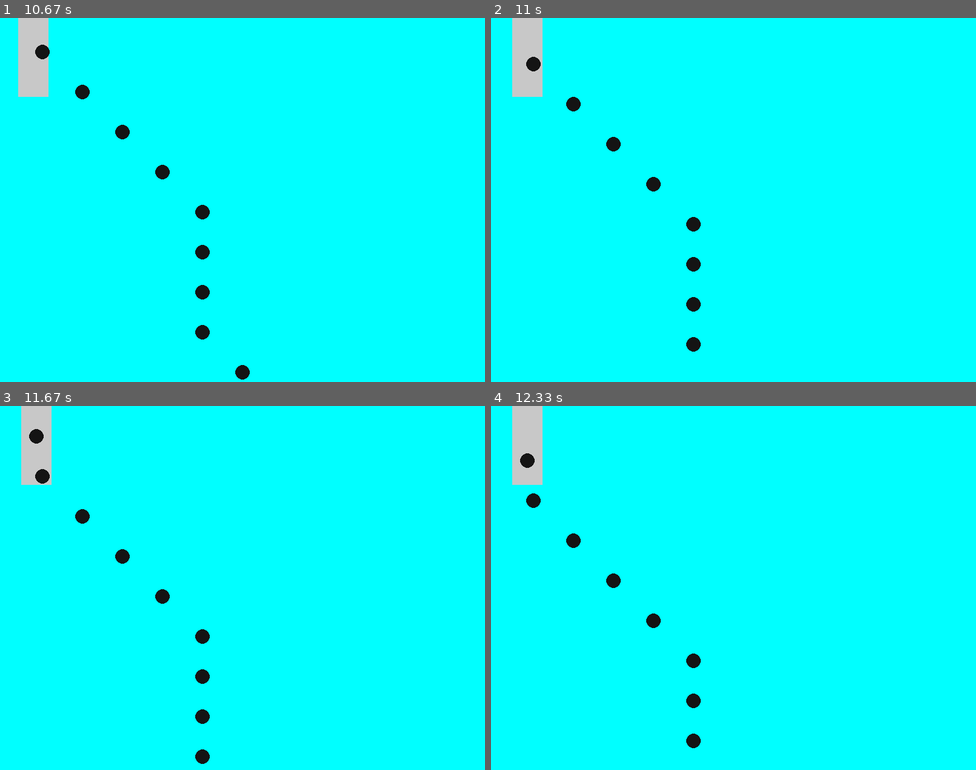
Above: before the commit, frames 1-4 (two rows, left to right).
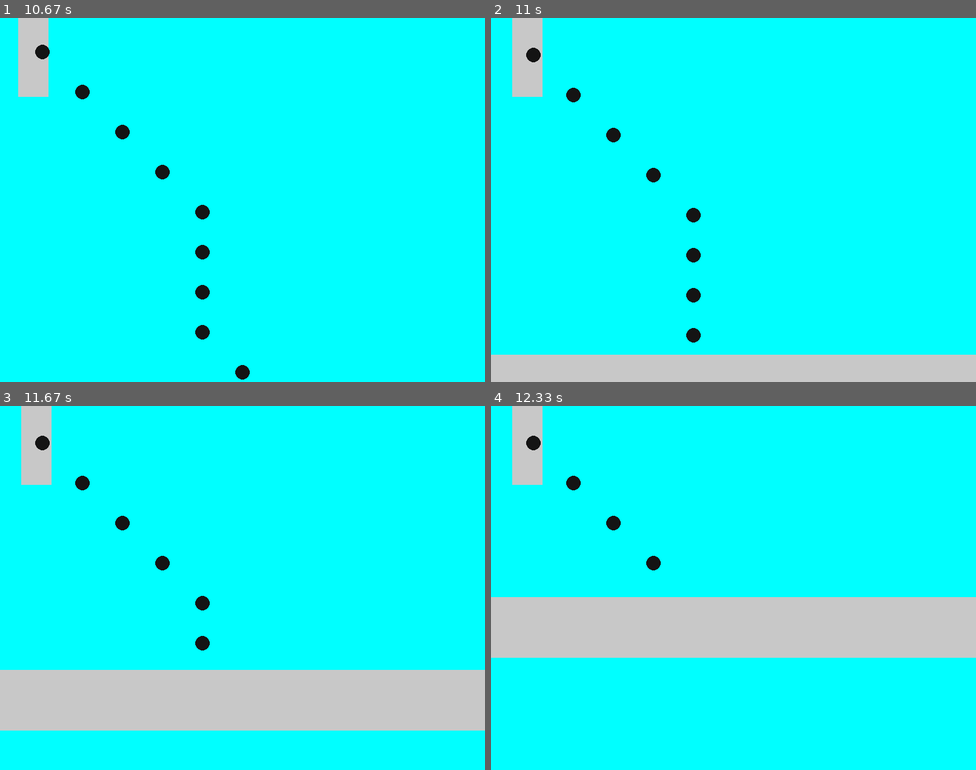
Above: after the commit, the same moments.

Repository: craigmaloney/pygame_2014_mug_code
Game: pygame game, started from main.py
The game is run twice, just before and just after one commit, with the same random seed, the same clock (stepped at 60 frames per second) and the same inputs. The source is Python 2; it was converted automatically to run under Python 3.
Inputs:
- Up to frame 1 (10.67 s): tap Space at 0.33 s
- Up to frame 2 (11 s): no input
- Up to frame 3 (11.67 s): no input
- Up to frame 4 (12.33 s): no input

Frame 1 is identical in both runs. In frame 2, 8.6% of the frame differs, in the area x 0-100%, y 8-100%; in frame 3, 18%, in the area x 0-100%, y 6-99%; in frame 4, 18%.

Commit message:
Adding the bomb explosions when hitting the floor

Diff:
--- a/main.py
+++ b/main.py
@@ -17,6 +17,7 @@
 DARK_GRAY = (20, 20, 20)
 DROP_BOMB = USEREVENT
 CHANGE_DIRECTION = USEREVENT + 1
+WAIT_EXPLOSION = USEREVENT + 2
 
 
 class Floor(pygame.sprite.Sprite):
@@ -28,9 +29,17 @@
         self.image.fill(LIGHT_GRAY)
         self.rect = self.image.get_rect()
         self.rect.topleft = (self.x, self.y)
+        self.speed = 0
 
     def update(self):
-        pass
+        self.y -= self.speed
+        self.rect.topleft = (self.x, self.y)
+        if self.y <= 0:
+            self.y = SCREENRECT.size[1]
+            self.speed = 0
+
+    def explode_bombs(self):
+        self.speed = 3
 
 
 class Bomb(pygame.sprite.Sprite):
@@ -61,6 +70,9 @@
         # Have a magnificent explosion here
         self.kill()
 
+    def stop_falling(self):
+        self.speed = 0
+
 
 class Bomber(pygame.sprite.Sprite):
     def __init__(self):
@@ -76,6 +88,18 @@
         self.madness = 2
         self.alive_bombs = 0
         self.dropping_bombs = False
+        self.waiting_for_reset = False
+
+    def update(self):
+        if self.dropping_bombs:
+            self.x += self.dx
+            if self.x > SCREENRECT.size[0] - 50:
+                self.x = SCREENRECT.size[0] - 50
+                self.dx *= -1
+            if self.x < 50:
+                self.x = 50
+                self.dx *= -1
+        self.rect.center = (self.x, self.y)
 
     def reset_game(self):
         self.madness = 2
@@ -101,17 +125,6 @@
     def set_num_bombs(self):
         return self.madness * 5
 
-    def update(self):
-        if self.dropping_bombs:
-            self.x += self.dx
-            if self.x > SCREENRECT.size[0] - 50:
-                self.x = SCREENRECT.size[0] - 50
-                self.dx *= -1
-            if self.x < 50:
-                self.x = 50
-                self.dx *= -1
-        self.rect.center = (self.x, self.y)
-
     def set_bomber_timer(self, rate):
         pygame.time.set_timer(DROP_BOMB, rate)
 
@@ -139,17 +152,41 @@
     def bomb_destroy(self):
         self.alive_bombs -= 1
         if self.alive_bombs <= 0:
+            self.next_level()
+
+    def next_level(self):
             self.madness += 1
             self.reset_level()
 
     def bomb_explode(self):
-        self.dropping_bombs = False
+        # Muhahahaha! Got you! Stop everything!
+        if self.waiting_for_reset is False:
+            print "Resetting..."
+            self.waiting_for_reset = True
+            self.dropping_bombs = False
+            self.dx = 0
+            self.num_bombs = 0
+            self.alive_bombs = 0
+            pygame.time.set_timer(DROP_BOMB, 0)
+            pygame.time.set_timer(CHANGE_DIRECTION, 0)
+            # Wait 5 seconds for the bombs to be cleared
+            pygame.time.set_timer(WAIT_EXPLOSION, 5 * 1000)
+
+    def previous_level(self):
+        print "Previous level"
+        # Start from the previous level when player fails
+        self.madness = self.madness - 1
+        if self.madness <= 2:
+            self.madness = 2
+        self.waiting_for_reset = False
+        pygame.time.set_timer(WAIT_EXPLOSION, 0)
+        self.reset_level()
 
 
 def main():
     # Every Pygame program has the following:
     pygame.init()
-    screen = pygame.display.set_mode(SCREENRECT.size, DOUBLEBUF | HWSURFACE)
+    screen = pygame.display.set_mode(SCREENRECT.size, DOUBLEBUF)
     fpsClock = pygame.time.Clock()
 
     background = pygame.Surface((SCREENRECT.size))
@@ -181,6 +218,8 @@
                 bomber_sprite.drop_bomb()
             if event.type == CHANGE_DIRECTION:
                 bomber_sprite.change_direction()
+            if event.type == WAIT_EXPLOSION:
+                bomber_sprite.previous_level()
             if not game_running and \
                     (event.type == KEYDOWN and event.key == K_SPACE):
                 game_running = True
@@ -193,6 +232,10 @@
             False)
         if bomb_floor:
             bomber_sprite.bomb_explode()
+            floor_sprite.explode_bombs()
+            for bomb_sprite in bomb.sprites():
+                print bomb_sprite
+                bomb_sprite.stop_falling()
             for floor_bomb in bomb_floor:
                 floor_bomb.explode()
 
